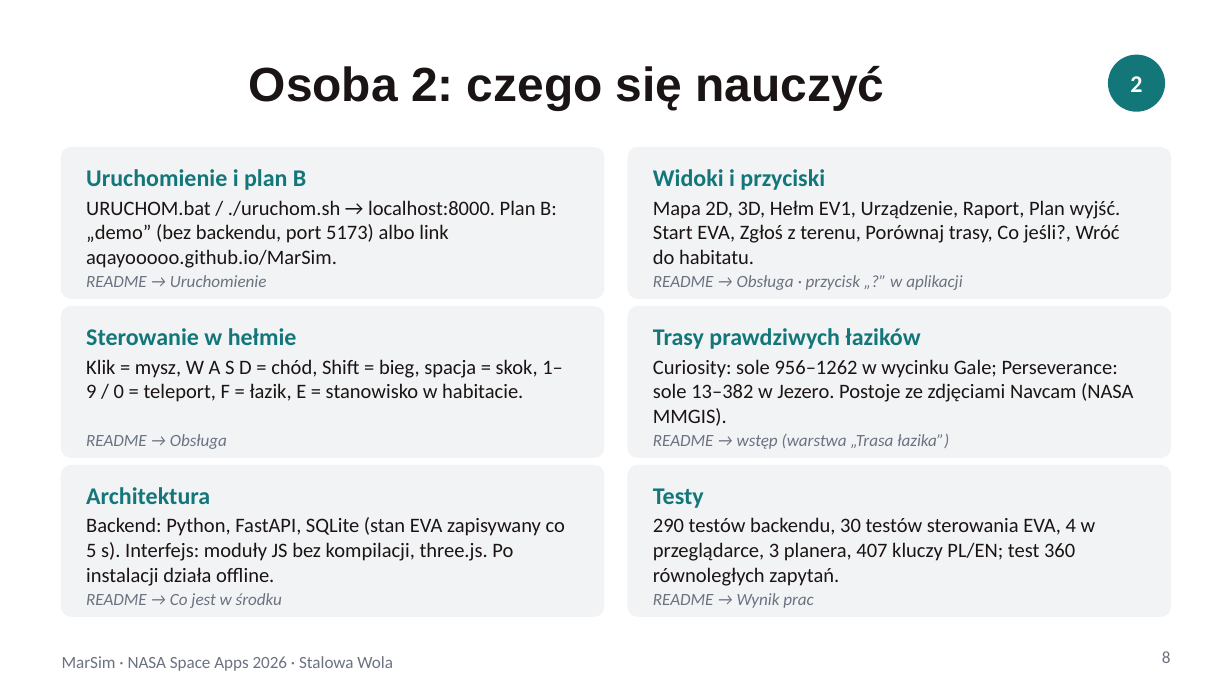
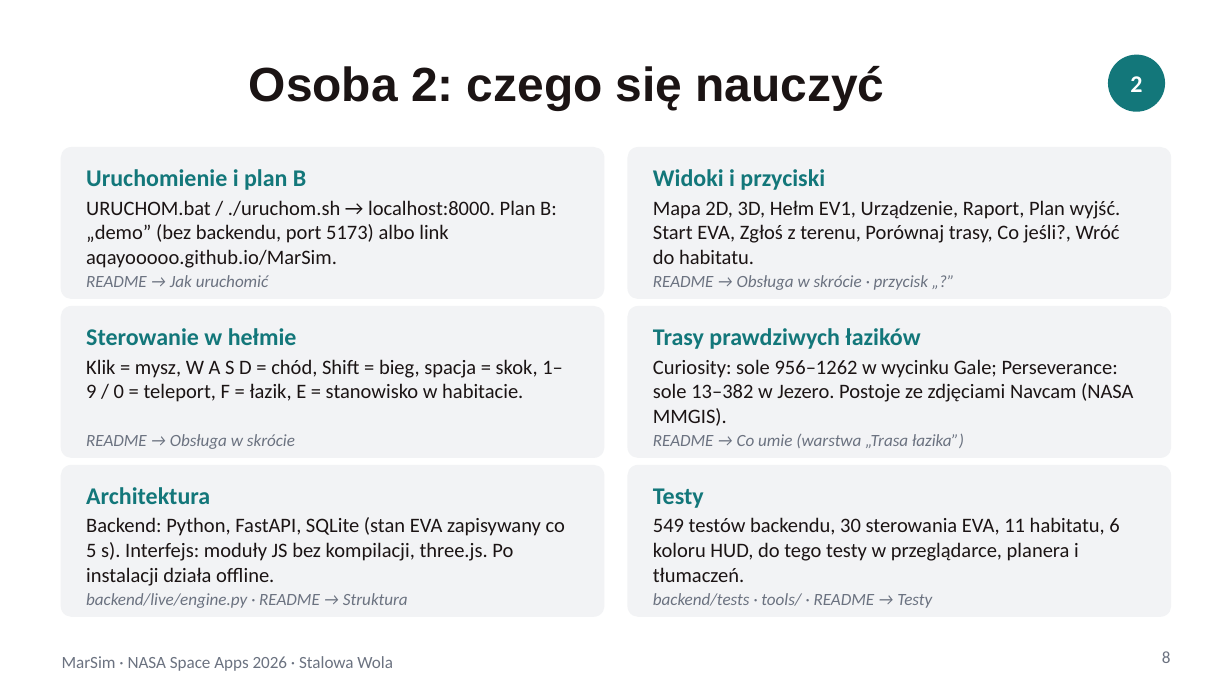
Before and after one commit to Aqayooooo/MarSim, a slide deck: slide 8 of prezentacja/MarSim-prezentacja-role.pptx. Drawn at 1232x693 pixels with LibreOffice and Linux fonts; fonts in the diff are those of the drawing. Boxes give left, top, right and bottom in pixels: in the first picture for what was removed or moved away, otherwise in the second. Text is boxed around its words. In the diff, an @@ line names an element or a change of style, - is before the commit and + after.

Commit message:
Prezentacja: poprawione źródła i liczby testów

```diff
--- a/prezentacja/MarSim-prezentacja-role.pptx
+++ b/prezentacja/MarSim-prezentacja-role.pptx
@@ text at (x1=86, y1=275, x2=269, y2=287): text changed @@
-README → Uruchomienie
+README → Jak uruchomić
@@ text at (x1=653, y1=275, x2=928, y2=290): text changed @@
-README → Obsługa · przycisk „?” w aplikacji
+README → Obsługa w skrócie · przycisk „?”
@@ text at (x1=86, y1=434, x2=295, y2=449): text changed @@
-README → Obsługa
+README → Obsługa w skrócie
@@ text at (x1=653, y1=434, x2=964, y2=448): text changed @@
-README → wstęp (warstwa „Trasa łazika”)
+README → Co umie (warstwa „Trasa łazika”)
@@ text at (x1=653, y1=517, x2=1119, y2=582): text changed @@
-290 testów backendu, 30 testów sterowania EVA, 4 w przeglądarce, 3 planera, 407 kluczy PL/EN; test 360 równoległych zapytań.
+549 testów backendu, 30 sterowania EVA, 11 habitatu, 6 koloru HUD, do tego testy w przeglądarce, planera i tłumaczeń.
@@ text at (x1=86, y1=593, x2=408, y2=608): text changed @@
-README → Co jest w środku
+backend/live/engine.py · README → Struktura
@@ text at (x1=653, y1=593, x2=932, y2=608): text changed @@
-README → Wynik prac
+backend/tests · tools/ · README → Testy
```
Also in this commit, not shown: 5 other slides changed.
